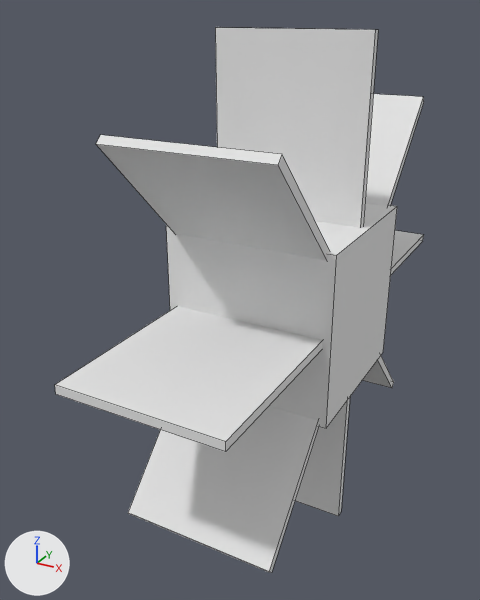
Two versions of the OBJ model models/kinetica_water_wheel_big.obj, one commit apart.
The view is the same before and after, from a 50 mm camera at (1.56, -3.39, 1.6) aimed at (-0.23, -0.14, -0.03). The lights are fixed; the arrows at lower left show +X, +Y and +Z. The first picture is the older version. Mesh edges are drawn as thin lines. Where no turn or scale is listed for an object, it has been applied to the vertices.
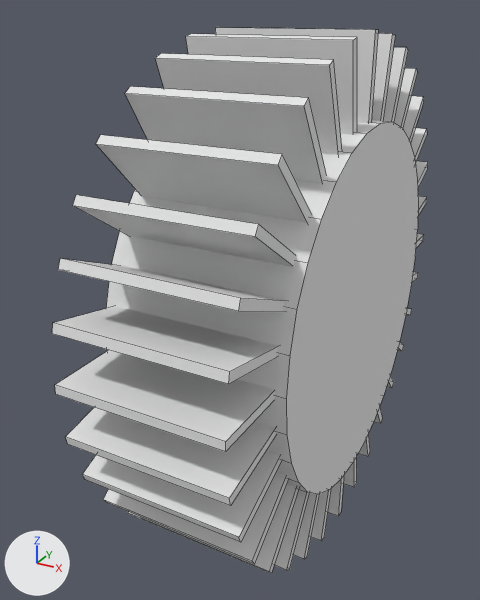
Boxes [x1, y1, x2, y2] around the edits, measured in the pictures (480 x 600 px):
'Cube.001', reshaped (35% wider, 66% taller): before [166, 203, 397, 428]; after [106, 120, 418, 494]
'Cube.005', added: after [52, 33, 427, 564]
'Cube.004', added: after [66, 34, 427, 570]
'Cube.003', added: after [58, 47, 428, 559]
'Cube.002', unchanged, covered by the edit: [55, 27, 424, 573] in both

The change in detail:
me_cube_001 is used by ob_cube_001; location (0.0, 0.0, 0.0).
me_cube_001 had 8 vertices, 6 faces and spanned x -0.5..0.5, y -0.5..0.5, z -0.5..0.5.
me_cube_001 now has 64 vertices, 34 faces and spans x -0.51..0.51, y -1.06..1.06, z -1.06..1.06.
me_cube_001 part 1: the whole mesh is rebuilt.
Mesh me_cube_005 is new.
It has 32 vertices, 24 faces and spans x -0.45..0.45, y -1.47..1.47, z -1.47..1.47.
It uses material mat_b_paddles (white #e7e7e7).
Mesh me_cube_004 is new.
It has 32 vertices, 24 faces and spans x -0.45..0.45, y -1.47..1.47, z -1.47..1.47.
It uses material mat_b_paddles (white #e7e7e7).
Mesh me_cube_003 is new.
It has 32 vertices, 24 faces and spans x -0.45..0.45, y -1.4..1.4, z -1.4..1.4.
It uses material mat_b_paddles (white #e7e7e7).
Object 'Cube.005' (ob_cube_005) is new; it shows me_cube_005.
Its location is (0.0, 0.0, 0.0).
Object 'Cube.004' (ob_cube_004) is new; it shows me_cube_004.
Its location is (0.0, 0.0, 0.0).
Object 'Cube.003' (ob_cube_003) is new; it shows me_cube_003.
Its location is (0.0, 0.0, 0.0).
